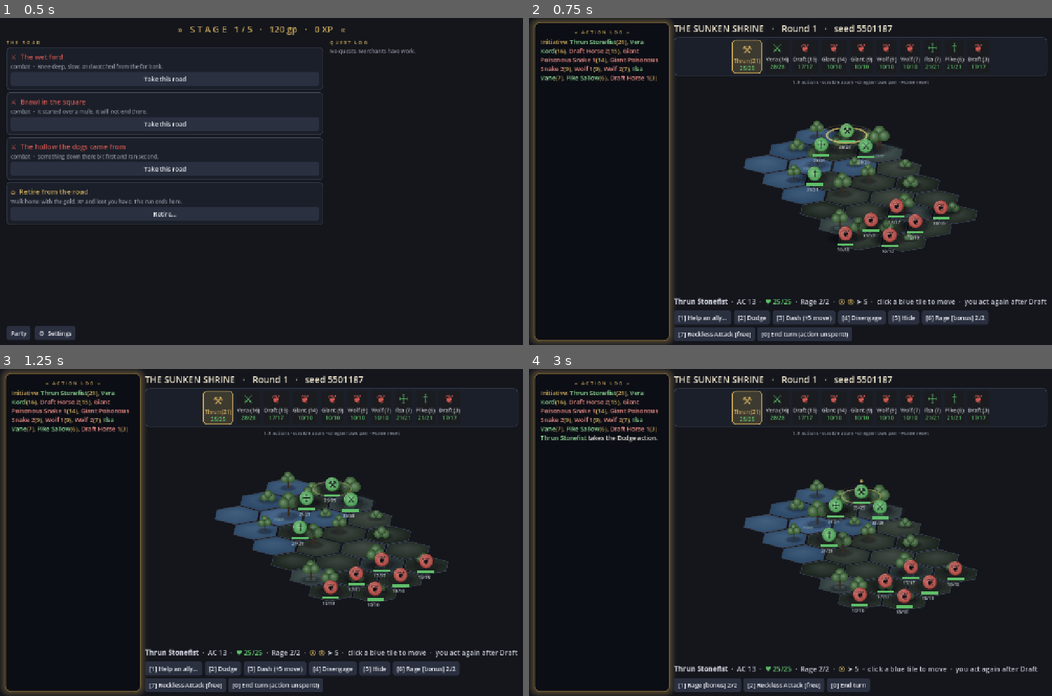
Above: before the commit, frames 1-4 (two rows, left to right).
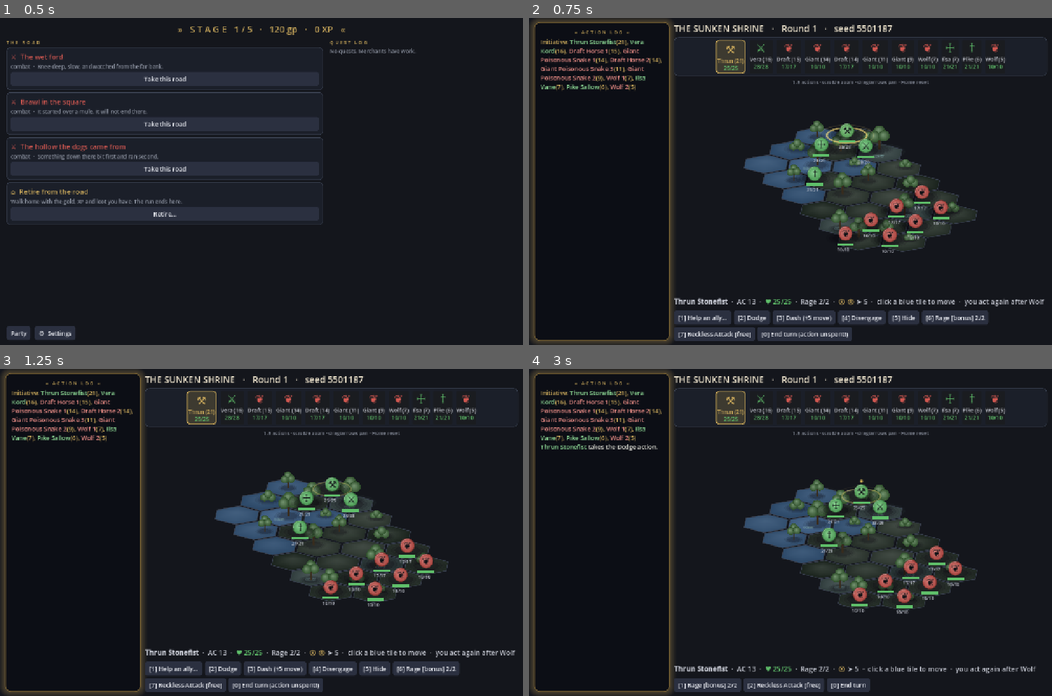
Above: after the commit, the same moments.

Repository: EgecanOzcakar/sorcmerc
Game: Godot game, scene res://scenes/campaign/campaign.tscn
The game is run twice, just before and just after one commit, with the same random seed, the same clock (stepped at 60 frames per second) and the same inputs. This scene is started directly instead of the project's main scene.
Inputs:
- Up to frame 1 (0.5 s): no input
- Up to frame 2 (0.75 s): click "Take this road" at 0.5 s
- Up to frame 3 (1.25 s): no input
- Up to frame 4 (3 s): click "Party" at 1.25 s; click "[2] Dodge" at 2 s; click "[2] ✓ Confirm: Dodge" at 2.75 s

Frame 1 is identical in both runs. In frame 2, 2.8% of the frame differs, in the area x 2-99%, y 6-88%; in frame 3, 2.8%; in frame 4, 3.1%, in the area x 2-98%, y 6-93%.

Commit message:
scaler: retune TIER for SPAWN_GAP=6 (T38)
SPAWN_GAP 3 -> 6 shifted every measured win rate up: the old tiers
(0.85/1.06/1.50) swept 95.5/86.5/68.5% against 90/75/50 targets, normal
and hard outside test_scaler's +-10 band.

200-seed sweeps, level-3 preset party, TIER -> 1.00/1.35/1.80:
easy 91.0%, normal 74.0%, hard 51.5%. CURVE and MULT_* unchanged; level 8
follows at 92/73/58.

Boss pool re-swept (40 seeds each) into campaign.gd's win_rate fields,
which feed the XP bonus: oni .375, assassin .55, mammoth .15,
arrow-chief .10, shop-captain .025, shrine .06 (200-seed hard sweep on
its own theme, now printed by test_boss_pool).

Co-Authored-By: Claude Opus 5 <noreply@anthropic.com>

Diff:
--- a/core/campaign.gd
+++ b/core/campaign.gd
@@ -271,7 +271,7 @@
 const BOSS := {"id": "sunken-shrine", "kind": "combat", "stage_position": ["boss"],
 	"title": "THE SUNKEN SHRINE", "desc": "Whatever has been calling them lives down here.",
 	"difficulty": "hard", "boss": true, "archetype": "classic", "gold": 250,
-	"theme": "sunken-shrine", "win_rate": 0.49}
+	"theme": "sunken-shrine", "win_rate": 0.06}
 
 # win_rate is each boss's measured sweep result (scaler.gd's TUNING header, T18)
 # — how much harder it plays than a plain "hard" node. finish_combat() turns the
@@ -282,25 +282,25 @@
 	{"id": "the-oni", "kind": "combat", "stage_position": ["boss"],
 		"title": "THE ONI OF THE DEEP ICE", "desc": "It has worn a friendlier face all week.",
 		"difficulty": "hard", "boss": true, "archetype": "bestiary", "gold": 250,
-		"theme": "frozen-cave", "lead": "oni", "win_rate": 0.35},
+		"theme": "frozen-cave", "lead": "oni", "win_rate": 0.375},
 	{"id": "the-assassin", "kind": "combat", "stage_position": ["boss"],
 		"title": "THE KNIFE IN THE SQUARE", "desc": "Whoever paid the warband is here to collect.",
 		"difficulty": "hard", "boss": true, "archetype": "bestiary", "gold": 250,
-		"theme": "city-square", "lead": "assassin", "win_rate": 0.30},
+		"theme": "city-square", "lead": "assassin", "win_rate": 0.55},
 	{"id": "the-mammoth", "kind": "combat", "stage_position": ["boss"],
 		"title": "THE THING IN THE TREELINE", "desc": "The forest has been getting out of its way.",
 		"difficulty": "hard", "boss": true, "archetype": "bestiary", "gold": 250,
-		"theme": "forest-clearing", "lead": "mammoth", "win_rate": 0.60},
+		"theme": "forest-clearing", "lead": "mammoth", "win_rate": 0.15},
 	{"id": "the-arrow-chief", "kind": "combat", "stage_position": ["boss"],
 		"title": "THE ARROW-CHIEF", "desc": "The little archer from the road. He has been eating well.",
 		"difficulty": "hard", "boss": true, "archetype": "elite", "gold": 250,
 		"theme": "goblin-camp", "lead": "goblin-archer", "lead_features": ["monster-multiattack-2"],
-		"win_rate": 0.375},
+		"win_rate": 0.10},
 	{"id": "the-shop-captain", "kind": "combat", "stage_position": ["boss"],
 		"title": "THE CAPTAIN COMES BACK", "desc": "He took the shop once. This time he brought the company.",
 		"difficulty": "hard", "boss": true, "archetype": "elite", "gold": 250,
 		"theme": "merchant-shop", "lead": "bandit", "lead_features": ["monster-multiattack-2"],
-		"win_rate": 0.15},
+		"win_rate": 0.025},
 ]
 
 # Reference win rate a boss's XP bonus is measured against: the average of the
--- a/core/scaler.gd
+++ b/core/scaler.gd
@@ -7,20 +7,23 @@
 # more honest kind of harder; the multiplier only closes what the bodies cannot.
 #
 # TUNING — 200-seed autoplay sweeps (tests/test_scaler.gd), level-3 preset party
-# (Vera/Pike/Ilsa, team score 46.6), re-measured 2026-09-10 after T23 taught
-# power.gd to price control (DENIAL/CTRL_WEIGHT) and advantage. One roster per
-# seed, each its own faction, so this is the shipped distribution and not one
-# warband repeated:
-#   easy   TIER 0.85 -> avg 4.1 foes x0.88 : 181W/19L  (90.5%)  avg 8.6 rounds
-#   normal TIER 1.06 -> avg 4.4 foes x0.94 : 151W/49L  (75.5%)  avg 9.7 rounds
-#   hard   TIER 1.50 -> avg 5.6 foes x0.99 :  98W/102L (49.0%)  avg 10.0 rounds
-# Level-8 party (the presets levelled to 8, score 107.8), 60 seeds: 88 / 73 / 52%
-# (was 93 / 75 / 43 before T23).
-# TIER rose across the board (0.73/1.00/1.47 -> 0.85/1.06/1.50) because pricing
-# control raised what a bestiary roster costs, so the same budget now buys fewer
-# bodies; the tiers had to buy more to stay on target. CURVE stays 0.90 — level 8
-# still tracks level 3 within ~3 points. TIER is steep here: hard 1.47/1.48/1.50/
-# 1.51/1.55 measured 53.5/54.0/49.0/47.5/48.0%, the mult knob being lumpy, so do
+# (Vera/Pike/Ilsa, team score 47.2), re-measured 2026-09-11 after T36's SPAWN_GAP
+# 3 -> 6 landed: foes now start six hexes out, so the party gets a free round of
+# ranged fire and the melee arrives piecemeal. One roster per seed, each its own
+# faction, so this is the shipped distribution and not one warband repeated:
+#   easy   TIER 1.00 -> avg 4.3 foes x0.93 : 182W/18L  (91.0%)  avg 8.7 rounds
+#   normal TIER 1.35 -> avg 5.4 foes x0.96 : 148W/52L  (74.0%)  avg 10.3 rounds
+#   hard   TIER 1.80 -> avg 5.9 foes x1.08 : 103W/97L  (51.5%)  avg 10.6 rounds
+# Level-8 party (the presets levelled to 8, score 108.8), 60 seeds: 92 / 73 / 58%
+# (was 88 / 73 / 52 before the gap change).
+# TIER rose across the board (0.85/1.06/1.50 -> 1.00/1.35/1.80) purely to pay for
+# the wider gap: at the old tiers the same rosters measured 95.5/86.5/68.5%, i.e.
+# the distance alone was worth +5 easy / +11 normal / +19.5 hard, the harder tier
+# gaining most because it fields the most bodies to walk in. CURVE stays 0.90 —
+# level 8 still tracks level 3 within ~7 points. REF_SCORE stays 46.6: it is the
+# anchor TIER is expressed against, not a measurement of today's preset party.
+# TIER is steep here: hard 1.50/1.80/2.00/2.20 measured 68.5/51.5/40.5/30.0%, and
+# easy 0.98/1.00/1.02 measured 94.5/91.0/89.5%, the mult knob being lumpy, so do
 # not read a 2-point miss as a knob that wants turning.
 #
 # Known ceiling: what power.gd still misprices is chaff vs chunk, not control —
@@ -37,7 +40,7 @@
 const Power = preload("res://core/rules/power.gd")
 const Catalog = preload("res://core/rules/catalog.gd")
 
-const TIER := {"easy": 0.85, "normal": 1.06, "hard": 1.50}
+const TIER := {"easy": 1.00, "normal": 1.35, "hard": 1.80}
 const REF_SCORE := 46.6   # the level-3 preset party — where TIER was calibrated
 const CURVE := 0.90       # budget grows sublinearly with party power (see the header)
 const MAX_FOES := 8
@@ -93,17 +96,27 @@
 # difficulty, theme}.
 #
 # TUNING — 40-seed sweeps per boss (tests/test_scaler.gd), level-3 preset party,
-# re-measured 2026-09-10 with T23's control pricing: oni 35%, assassin 30%,
-# mammoth 60%, arrow-chief 37.5%, shop-captain 15% — pooled 35.5% against a 49%
-# hard node (was 50/35/22/68/8, pooled 36.5%). Pricing control shrank the spread
-# from 60 points to 45: the control-heavy escorts (grappling toads, web-shooting
-# spiders, paralytic touches) now cost what they play like, so the fights that
-# fielded them (mammoth, assassin) stopped being losses on arrival.
-# BOSS_LEAD_SHARE went 0.45 -> 0.40 for the last of it — a smaller lead slice
-# spends the budget on escort bodies instead of one more pumped stat block, and
-# the pumped stat block is what power.gd overprices. What is left (mammoth 60 vs
-# shop-captain 15) is the chaff-vs-chunk ceiling in the header above, not the
-# lead share; fix that in estimate(), don't chase it with this constant.
+# re-measured 2026-09-11 after SPAWN_GAP 3 -> 6 and the TIER retune above: oni
+# 37.5%, assassin 55%, mammoth 15%, arrow-chief 10%, shop-captain 2.5% — pooled
+# 24.0% against a 51.5% hard node (was 35/30/60/37.5/15, pooled 35.5%). These
+# numbers are copied verbatim into campaign.gd's BOSS_POOL win_rate fields, which
+# is what BOSS_REF_WIN_RATE's XP bonus reads. The lead-less shrine boss is swept
+# as a plain hard node on its own theme (200 seeds, printed by the same test):
+# 6.0%, down from 24.5% at the old hard 1.50 — "sunken-shrine" maps to no faction
+# (THEME_FACTION) so it always fields MAX_FOES of the hand-tuned MIX and dumps the
+# entire tier rise into mult (x1.15 -> x1.40). It has been an outlier since T16,
+# the wider tier only sharpened it; it wants THEME_FACTION or MAX_FOES, not TIER.
+# A boss spends the *hard* budget, so raising hard 1.50 -> 1.80 bought every boss
+# a fatter escort, and an escort walking in from six hexes still beats a party
+# that has to split fire between it and a pumped lead: the pool fell 11 points
+# while the hard node it is measured against rose 2.5. The spread also flipped
+# ends (mammoth 60 -> 15, assassin 30 -> 55) because distance rewards the bosses
+# whose lead is slow and punishes a party that must chase one, which is the same
+# chaff-vs-chunk ceiling in the header above seen from the other side.
+# BOSS_LEAD_SHARE stays 0.40 (T23 took it 0.45 -> 0.40) — the pool is still inside
+# test_scaler's 15-85% climax band, and a lead-share change would have to be
+# re-measured against a hard node that just moved. Fix the spread in estimate(),
+# don't chase it with this constant.
 const BOSS_LEAD_SHARE := 0.40   # how much of the fight the boss itself is
 const BOSS_MULT_MAX := 3.0      # +6 AC / +8 to-hit / +8 dmg / 3x HP at the ceiling
 static func boss_for(party_characters: Array, boss: Dictionary, seed: int = 0) -> Dictionary:
--- a/tests/test_scaler.gd
+++ b/tests/test_scaler.gd
@@ -125,6 +125,11 @@
 	var fights := 0
 	for boss in Campaign.BOSS_POOL:
 		if not boss.has("lead"):
+			# The shrine is a plain hard node on a theme that maps to no faction, so it
+			# fights the hand-tuned MIX: always MAX_FOES bodies with the whole budget
+			# poured into mult. Printed, not banded — it measures far below the faction
+			# rosters the TIER sweep above covers (see scaler.gd's boss TUNING note).
+			_sweep(chars, boss["difficulty"], SEEDS, boss["theme"])
 			continue
 		var spec := Scaler.boss_for(chars, boss, 1)
 		var lead: Dictionary = spec["monsters"][0]
@@ -180,13 +185,13 @@
 
 # T16: one roster per seed, each its own faction — the shipped distribution, not
 # one lucky warband repeated 200 times.
-func _sweep(chars: Array, difficulty: String, seeds: int) -> Dictionary:
+func _sweep(chars: Array, difficulty: String, seeds: int, theme: String = "") -> Dictionary:
 	var wins := 0
 	var rounds := 0
 	var foes := 0
 	var mult := 0.0
 	for s in range(1, seeds + 1):
-		var spec: Dictionary = Scaler.roster_for(chars, difficulty, {}, "", s)
+		var spec: Dictionary = Scaler.roster_for(chars, difficulty, {}, theme, s)
 		foes += _total(spec)
 		mult += float(spec["monsters"][0]["mult"])
 		var sp: Dictionary = spec.duplicate(true)
@@ -204,7 +209,7 @@
 			wins += 1
 	var rate := 100.0 * wins / seeds
 	print("    %-7s avg %.1f foes x%.2f -> %dW/%dL (%.1f%%) avg %.1f rounds" % [
-		difficulty, float(foes) / seeds, mult / seeds, wins, seeds - wins,
+		difficulty if theme == "" else theme, float(foes) / seeds, mult / seeds, wins, seeds - wins,
 		rate, float(rounds) / seeds])
 	return {"rate": rate, "wins": wins}
 
